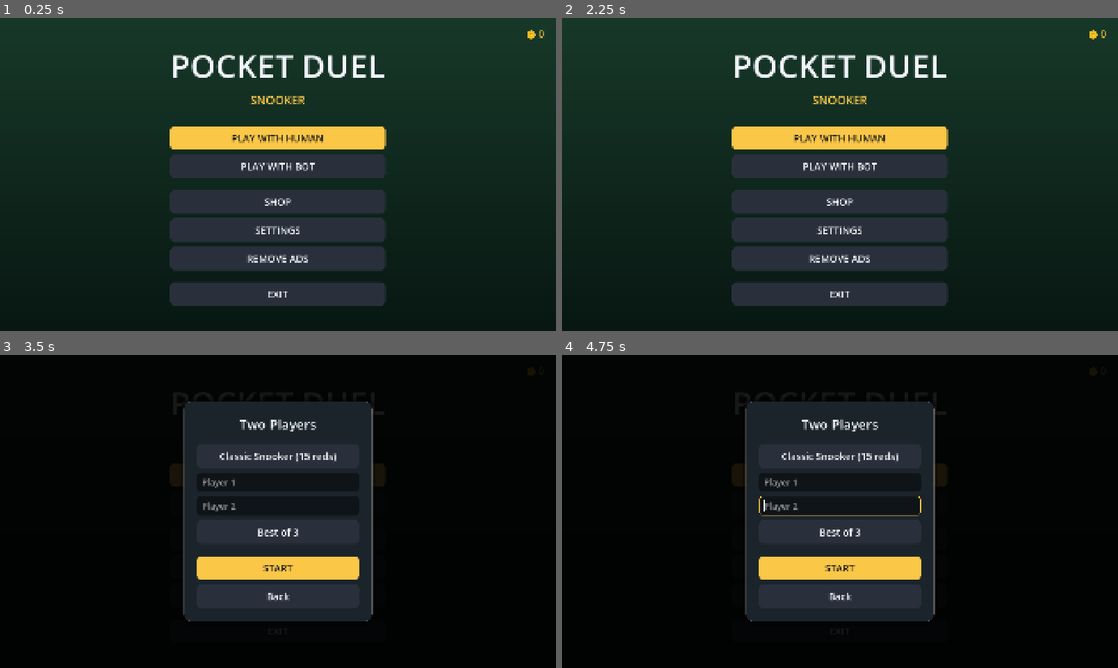
Above: before the commit, frames 1-4 (two rows, left to right).
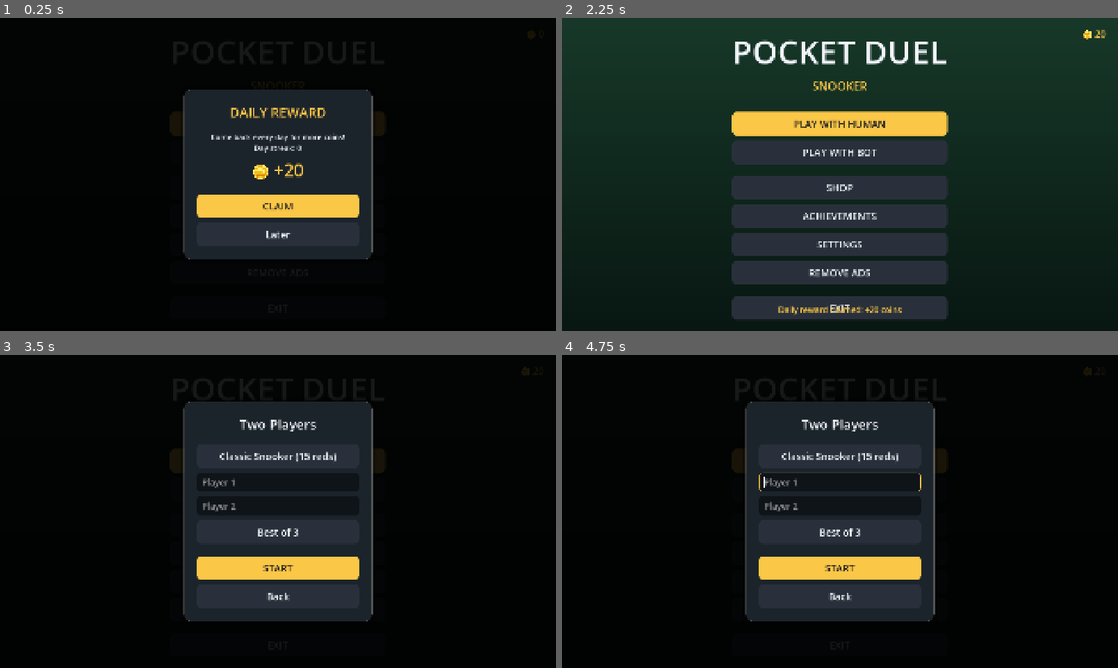
Above: after the commit, the same moments.

Repository: SaadiDK-003/pocket_duel
Game: Godot game, scene res://scenes/main_menu/main_menu.tscn
The game is run twice, just before and just after one commit, with the same random seed, the same clock (stepped at 60 frames per second) and the same inputs.
Inputs (mouse positions are in pixels of both pictures, inside the frame that each line leads up to):
- Up to frame 1 (0.25 s): no input
- Up to frame 2 (2.25 s): click (840, 215) at 0.5 s, where only the run after the commit has a clickable "ACHIEVEMENTS"; click "PLAY WITH HUMAN" at 1.25 s; click "Back" at 2 s
- Up to frame 3 (3.5 s): click "PLAY WITH HUMAN" at 2.75 s
- Up to frame 4 (4.75 s): click "PLAY WITH BOT" at 3.5 s; click "PLAY WITH BOT" at 4.25 s

The runs differ from the first frame. In frame 1, 77% of the frame differs, in the area x 0-100%, y 0-92%; in frame 2, 17%; in frame 3, less than 0.1%; in frame 4, 0.2%.

Commit message:
Add engagement suite: achievements, lifetime stats, daily reward
- Achievements catalogue (first win, 50/100 breaks, 100 pots, 3 wins,
  10 played) that unlock during play and grant coin rewards
- Lifetime stats persisted in GameState (played/won/streak/best break/pots)
- record_match() called on match win, feeding stats + achievement checks;
  unlocked achievements shown on the win screen
- Daily reward with a growing day-streak bonus, offered on the main menu
- Achievements panel (with stats strip) + main-menu button
- All logic validated headless

Co-Authored-By: Claude Opus 4.8 <noreply@anthropic.com>

Diff:
--- a/scripts/main_menu/main_menu.gd
+++ b/scripts/main_menu/main_menu.gd
@@ -17,6 +17,7 @@
 var _modal: Control
 var _settings: SettingsPanel
 var _shop: ShopPanel
+var _achievements: AchievementsPanel
 var _coins: Label
 
 
@@ -57,6 +58,7 @@
 	_button(vb, "PLAY WITH BOT", func(): _show_prematch(true), false)
 	_spacer(vb, 8)
 	_button(vb, "SHOP", _show_shop, false)
+	_button(vb, "ACHIEVEMENTS", _show_achievements, false)
 	_button(vb, "SETTINGS", _show_settings, false)
 	_button(vb, "REMOVE ADS", func(): _toast_show("Remove Ads — coming in a later phase"), false)
 	_spacer(vb, 8)
@@ -82,6 +84,10 @@
 	_toast.add_theme_color_override("font_color", ACCENT)
 	_toast.hide()
 	add_child(_toast)
+
+	# Offer the daily reward once per day, on entering the menu.
+	if GameState.daily_available():
+		call_deferred("_show_daily")
 
 
 # ------------------------------------------------------------------ Widgets
@@ -270,6 +276,43 @@
 	_settings.open()
 
 
+func _show_achievements() -> void:
+	if not is_instance_valid(_achievements):
+		_achievements = AchievementsPanel.new()
+		add_child(_achievements)
+	_achievements.open()
+
+
+## Daily reward: a claim modal showing the streak and the coins on offer.
+func _show_daily() -> void:
+	if not GameState.daily_available():
+		return
+	var next_reward := 20 + mini(GameState.daily_streak, 6) * 5
+	var vb := _open_modal()
+	_title(vb, "DAILY REWARD", 46, ACCENT)
+	_spacer(vb, 4)
+	var info := Label.new()
+	info.text = "Come back every day for more coins!\nDay streak: %d" % (GameState.daily_streak)
+	info.horizontal_alignment = HORIZONTAL_ALIGNMENT_CENTER
+	info.add_theme_font_size_override("font_size", 26)
+	info.add_theme_color_override("font_color", TEXT)
+	vb.add_child(info)
+	var amt := Label.new()
+	amt.text = "🪙 +%d" % next_reward
+	amt.horizontal_alignment = HORIZONTAL_ALIGNMENT_CENTER
+	amt.add_theme_font_size_override("font_size", 60)
+	amt.add_theme_color_override("font_color", ACCENT)
+	vb.add_child(amt)
+	_spacer(vb, 10)
+	_button(vb, "CLAIM", func():
+		var got := GameState.claim_daily()
+		_update_coins()
+		_close_modal()
+		if got > 0:
+			_toast_show("Daily reward claimed: +%d coins" % got), true)
+	_button(vb, "Later", _close_modal, false)
+
+
 func _show_shop() -> void:
 	if not is_instance_valid(_shop):
 		_shop = ShopPanel.new()
--- /dev/null
+++ b/scripts/shared/achievements.gd
@@ -0,0 +1,15 @@
+class_name Achievements
+extends RefCounted
+
+## Achievement catalogue. GameState owns which are unlocked and checks conditions
+## against the saved stats; each grants a one-time coin reward.
+
+const LIST: Dictionary = {
+	"first_win": {"name": "First Win",      "desc": "Win a match",            "reward": 50},
+	"fifty":     {"name": "Half Century",   "desc": "Make a break of 50+",    "reward": 75},
+	"century":   {"name": "Century Maker",  "desc": "Make a break of 100+",   "reward": 150},
+	"pots100":   {"name": "Sharp Shooter",  "desc": "Pot 100 balls in total", "reward": 100},
+	"wins3":     {"name": "Hustler",        "desc": "Win 3 matches",          "reward": 100},
+	"play10":    {"name": "Table Regular",  "desc": "Play 10 matches",        "reward": 75},
+}
+const ORDER: Array = ["first_win", "fifty", "century", "pots100", "wins3", "play10"]
--- /dev/null
+++ b/scripts/shared/achievements_panel.gd
@@ -0,0 +1,161 @@
+class_name AchievementsPanel
+extends CanvasLayer
+
+## Achievements & lifetime stats. Read-only: achievements unlock during play.
+
+signal closed
+
+const ACCENT: Color = Color(0.98, 0.78, 0.28)
+const TEXT: Color = Color(0.95, 0.96, 0.98)
+const TEXT_DIM: Color = Color(0.62, 0.67, 0.74)
+const PANEL: Color = Color(0.11, 0.14, 0.17)
+const ROW: Color = Color(0.06, 0.08, 0.10)
+const DONE: Color = Color(0.12, 0.30, 0.18)
+
+var _root: Control
+
+
+func _ready() -> void:
+	layer = 15
+	_root = Control.new()
+	_root.set_anchors_and_offsets_preset(Control.PRESET_FULL_RECT)
+	_root.mouse_filter = Control.MOUSE_FILTER_STOP
+	add_child(_root)
+	visible = false
+
+
+func open() -> void:
+	_build()
+	visible = true
+
+
+func close() -> void:
+	visible = false
+	closed.emit()
+
+
+func _build() -> void:
+	for c in _root.get_children():
+		c.queue_free()
+
+	var dim := ColorRect.new()
+	dim.color = Color(0, 0, 0, 0.85)
+	dim.set_anchors_and_offsets_preset(Control.PRESET_FULL_RECT)
+	_root.add_child(dim)
+
+	var center := CenterContainer.new()
+	center.set_anchors_and_offsets_preset(Control.PRESET_FULL_RECT)
+	_root.add_child(center)
+
+	var pc := PanelContainer.new()
+	var st := StyleBoxFlat.new()
+	st.bg_color = PANEL
+	st.set_corner_radius_all(24)
+	st.set_border_width_all(2)
+	st.border_color = Color(1, 1, 1, 0.08)
+	pc.add_theme_stylebox_override("panel", st)
+	center.add_child(pc)
+
+	var margin := MarginContainer.new()
+	for side in ["left", "right", "top", "bottom"]:
+		margin.add_theme_constant_override("margin_" + side, 40)
+	pc.add_child(margin)
+
+	var vb := VBoxContainer.new()
+	vb.add_theme_constant_override("separation", 10)
+	vb.custom_minimum_size = Vector2(680, 0)
+	margin.add_child(vb)
+
+	var title := Label.new()
+	title.text = "ACHIEVEMENTS"
+	title.add_theme_font_size_override("font_size", 44)
+	title.add_theme_color_override("font_color", TEXT)
+	vb.add_child(title)
+
+	# Lifetime stats strip.
+	var stats := Label.new()
+	stats.text = "Played %d   ·   Won %d   ·   Streak %d   ·   Best break %d   ·   Pots %d" % [
+		GameState.stat_played, GameState.stat_won, GameState.stat_streak,
+		GameState.stat_best_break, GameState.stat_pots]
+	stats.add_theme_font_size_override("font_size", 22)
+	stats.add_theme_color_override("font_color", TEXT_DIM)
+	vb.add_child(stats)
+
+	_spacer(vb, 4)
+	for id in Achievements.ORDER:
+		_row(vb, id, Achievements.LIST[id])
+
+	_spacer(vb, 8)
+	var back := Button.new()
+	back.text = "Back"
+	back.custom_minimum_size = Vector2(0, 72)
+	back.size_flags_horizontal = Control.SIZE_EXPAND_FILL
+	back.add_theme_font_size_override("font_size", 32)
+	back.add_theme_stylebox_override("normal", _bstyle(ACCENT))
+	back.add_theme_stylebox_override("hover", _bstyle(ACCENT.lightened(0.1)))
+	back.add_theme_stylebox_override("pressed", _bstyle(ACCENT.darkened(0.1)))
+	back.add_theme_color_override("font_color", Color(0.1, 0.1, 0.12))
+	back.add_theme_color_override("font_hover_color", Color(0.1, 0.1, 0.12))
+	back.pressed.connect(func(): Audio.play("ui_click"); close())
+	vb.add_child(back)
+
+
+func _row(parent: Node, id: String, data: Dictionary) -> void:
+	var unlocked: bool = id in GameState.achieved
+	var pc := PanelContainer.new()
+	var st := StyleBoxFlat.new()
+	st.bg_color = DONE if unlocked else ROW
+	st.set_corner_radius_all(12)
+	st.content_margin_left = 16
+	st.content_margin_right = 16
+	st.content_margin_top = 10
+	st.content_margin_bottom = 10
+	pc.add_theme_stylebox_override("panel", st)
+	parent.add_child(pc)
+
+	var hb := HBoxContainer.new()
+	hb.add_theme_constant_override("separation", 14)
+	pc.add_child(hb)
+
+	var icon := Label.new()
+	icon.text = "🏅" if unlocked else "🔒"
+	icon.add_theme_font_size_override("font_size", 34)
+	hb.add_child(icon)
+
+	var txt := VBoxContainer.new()
+	txt.size_flags_horizontal = Control.SIZE_EXPAND_FILL
+	txt.add_theme_constant_override("separation", 0)
+	hb.add_child(txt)
+	var nm := Label.new()
+	nm.text = str(data["name"])
+	nm.add_theme_font_size_override("font_size", 28)
+	nm.add_theme_color_override("font_color", TEXT if unlocked else TEXT_DIM)
+	txt.add_child(nm)
+	var ds := Label.new()
+	ds.text = str(data["desc"])
+	ds.add_theme_font_size_override("font_size", 20)
+	ds.add_theme_color_override("font_color", TEXT_DIM)
+	txt.add_child(ds)
+
+	var rw := Label.new()
+	rw.text = ("✓" if unlocked else "🪙 %d" % int(data["reward"]))
+	rw.add_theme_font_size_override("font_size", 26)
+	rw.add_theme_color_override("font_color", ACCENT)
+	hb.add_child(rw)
+
+
+func _spacer(parent: Node, h: float) -> void:
+	var s := Control.new()
+	s.custom_minimum_size = Vector2(0, h)
+	parent.add_child(s)
+
+
+func _bstyle(bg: Color) -> StyleBoxFlat:
+	var s := StyleBoxFlat.new()
+	s.bg_color = bg
+	s.set_corner_radius_all(16)
+	s.content_margin_left = 24
+	s.content_margin_right = 24
+	s.content_margin_top = 12
+	s.content_margin_bottom = 12
+	return s
--- a/scripts/shared/game_state.gd
+++ b/scripts/shared/game_state.gd
@@ -23,6 +23,20 @@
 var owned: Array = ["green", "classic"]   # Unlocked cosmetic ids (defaults free).
 var selected_cloth: String = "green"
 var selected_cue: String = "classic"
+
+# --- Lifetime stats (persisted) ---
+var stat_played: int = 0         # Matches finished.
+var stat_won: int = 0            # Matches won (by a human, not the bot).
+var stat_pots: int = 0           # Total balls potted.
+var stat_best_break: int = 0     # Highest break ever.
+var stat_streak: int = 0         # Current human win streak.
+
+# --- Achievements (persisted) ---
+var achieved: Array = []         # Unlocked achievement ids.
+
+# --- Daily reward (persisted) ---
+var daily_last: String = ""      # Date (YYYY-MM-DD) the reward was last claimed.
+var daily_streak: int = 0        # Consecutive days claimed.
 
 
 func _ready() -> void:
@@ -40,6 +54,14 @@
 	c.set_value("profile", "owned", owned)
 	c.set_value("profile", "selected_cloth", selected_cloth)
 	c.set_value("profile", "selected_cue", selected_cue)
+	c.set_value("stats", "played", stat_played)
+	c.set_value("stats", "won", stat_won)
+	c.set_value("stats", "pots", stat_pots)
+	c.set_value("stats", "best_break", stat_best_break)
+	c.set_value("stats", "streak", stat_streak)
+	c.set_value("stats", "achieved", achieved)
+	c.set_value("daily", "last", daily_last)
+	c.set_value("daily", "streak", daily_streak)
 	c.save(SETTINGS_PATH)
 
 
@@ -56,6 +78,14 @@
 	owned = c.get_value("profile", "owned", ["green", "classic"])
 	selected_cloth = c.get_value("profile", "selected_cloth", "green")
 	selected_cue = c.get_value("profile", "selected_cue", "classic")
+	stat_played = c.get_value("stats", "played", 0)
+	stat_won = c.get_value("stats", "won", 0)
+	stat_pots = c.get_value("stats", "pots", 0)
+	stat_best_break = c.get_value("stats", "best_break", 0)
+	stat_streak = c.get_value("stats", "streak", 0)
+	achieved = c.get_value("stats", "achieved", [])
+	daily_last = c.get_value("daily", "last", "")
+	daily_streak = c.get_value("daily", "streak", 0)
 
 
 ## --- Progression helpers ---
@@ -96,6 +126,74 @@
 	save_settings()
 
 
+## --- Stats & achievements ---
+## Record a finished match. `human_won` is true only when a human player won
+## (the bot winning does not count as a win or extend the streak). `top_break`
+## and `pots` are this match's figures. Returns the list of achievement ids
+## newly unlocked (already rewarded with coins), so the caller can toast them.
+func record_match(human_won: bool, top_break: int, pots: int) -> Array:
+	stat_played += 1
+	stat_pots += pots
+	stat_best_break = maxi(stat_best_break, top_break)
+	if human_won:
+		stat_won += 1
+		stat_streak += 1
+	else:
+		stat_streak = 0
+	var unlocked := _check_achievements()
+	save_settings()
+	return unlocked
+
+
+## Evaluate every achievement against the current stats, unlocking and rewarding
+## any newly met. Does not save (record_match / caller saves).
+func _check_achievements() -> Array:
+	var newly: Array = []
+	for id in Achievements.ORDER:
+		if id in achieved:
+			continue
+		if _achievement_met(id):
+			achieved.append(id)
+			coins += int(Achievements.LIST[id]["reward"])
+			newly.append(id)
+	return newly
+
+
+func _achievement_met(id: String) -> bool:
+	match id:
+		"first_win": return stat_won >= 1
+		"fifty": return stat_best_break >= 50
+		"century": return stat_best_break >= 100
+		"pots100": return stat_pots >= 100
+		"wins3": return stat_won >= 3
+		"play10": return stat_played >= 10
+	return false
+
+
+## --- Daily reward ---
+func daily_available() -> bool:
+	return daily_last != _today()
+
+
+## Claim today's reward. Returns the coins granted (0 if already claimed).
+## The reward grows with the consecutive-day streak (capped), resetting if a
+## day was missed.
+func claim_daily() -> int:
+	if not daily_available():
+		return 0
+	var yesterday := Time.get_date_string_from_unix_time(Time.get_unix_time_from_system() - 86400)
+	daily_streak = daily_streak + 1 if daily_last == yesterday else 1
+	daily_last = _today()
+	var reward := 20 + mini(daily_streak - 1, 6) * 5   # 20,25,...,50 cap.
+	coins += reward
+	save_settings()
+	return reward
+
+
+func _today() -> String:
+	return Time.get_date_string_from_unix_time(int(Time.get_unix_time_from_system()))
+
+
 func reset_settings() -> void:
 	sound_enabled = true
 	music_enabled = true
--- a/scripts/snooker/game_manager.gd
+++ b/scripts/snooker/game_manager.gd
@@ -62,6 +62,7 @@
 var _balls_moving: bool = false
 var _frame_over: bool = false
 var _match_over: bool = false
+var _match_pots: int = 0          # Object balls potted across the whole match.
 var _frame_starter: int = 0       # Who breaks the current frame (alternates).
 var _paused: bool = false
 var _ball_in_hand: bool = false          # Cue ball can be placed within the D.
@@ -205,6 +206,7 @@
 		turn.names = [GameState.names[0], GameState.names[1]]
 	_frame_starter = 0
 	_match_over = false
+	_match_pots = 0
 	_begin_frame()
 
 
@@ -604,6 +606,7 @@
 			potted_non_cue.append(b)
 
 	var res: Dictionary = rules.evaluate(_first_contact, potted_non_cue, cue_potted)
+	_match_pots += potted_non_cue.size()
 
 	if res["foul"]:
 		turn.add_score_to(turn.other(), res["foul_value"])
@@ -702,15 +705,25 @@
 		_match_over = true
 		var reward := 50 + top_break        # Coins for winning the match.
 		GameState.add_coins(reward)
+		# Record lifetime stats & unlock achievements (which grant their own
+		# coins). A human wins unless the bot (player 2 in vs-AI) took it.
+		var human_won := not (GameState.vs_ai and winner == 1)
+		var unlocked: Array = GameState.record_match(human_won, top_break, _match_pots)
 		_celebrate()
+		var subtitle := "%d – %d frames   ·   Top break %d   ·   +%d coins" % [
+			turn.frames_won[winner], turn.frames_won[1 - winner], top_break, reward]
+		if not unlocked.is_empty():
+			var names: Array = []
+			for id in unlocked:
+				names.append(str(Achievements.LIST[id]["name"]))
+			subtitle += "\n🏅 Unlocked: %s" % ", ".join(names)
 		overlay.show_menu(
 			"🏆  %s WINS!" % turn.names[winner],
 			[
 				{"text": "New Match", "callable": _restart_frame},
 				{"text": "Main Menu", "callable": _quit_to_menu},
 			],
-			"%d – %d frames   ·   Top break %d   ·   +%d coins" % [
-				turn.frames_won[winner], turn.frames_won[1 - winner], top_break, reward])
+			subtitle)
 	else:
 		GameState.add_coins(10)             # Coins for winning a frame.
 		overlay.show_menu(
Not shown, added: scripts/shared/achievements.gd.uid
Not shown, added: scripts/shared/achievements_panel.gd.uid
